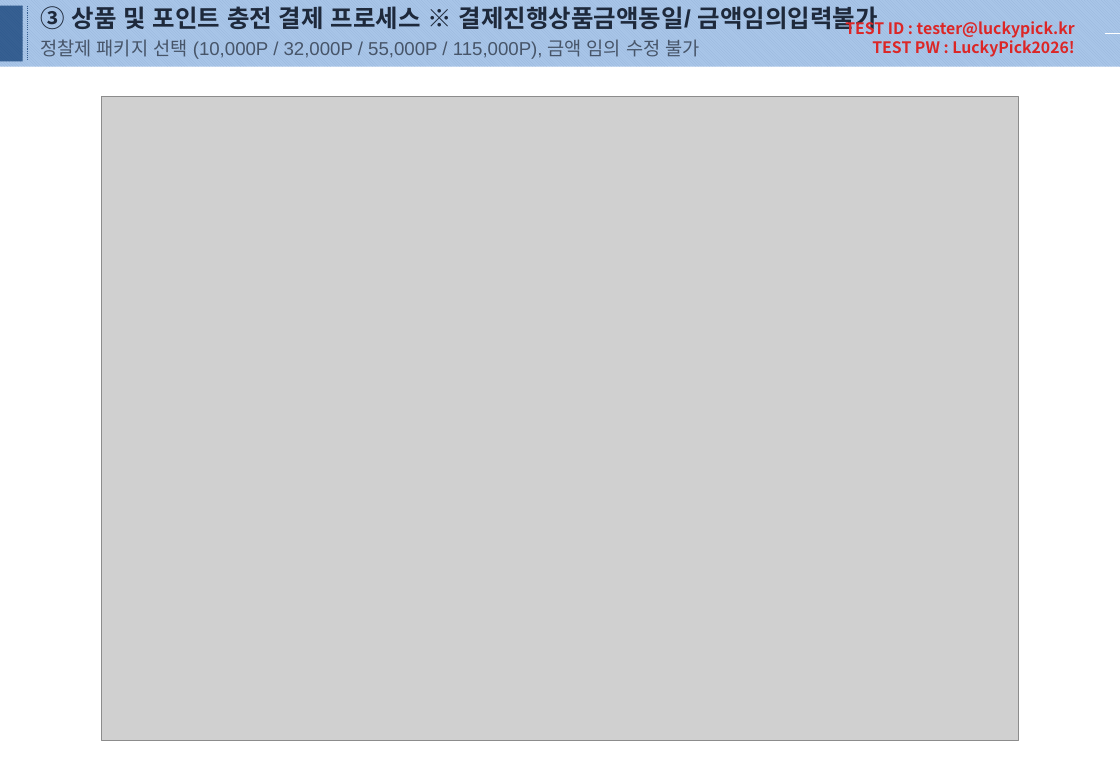
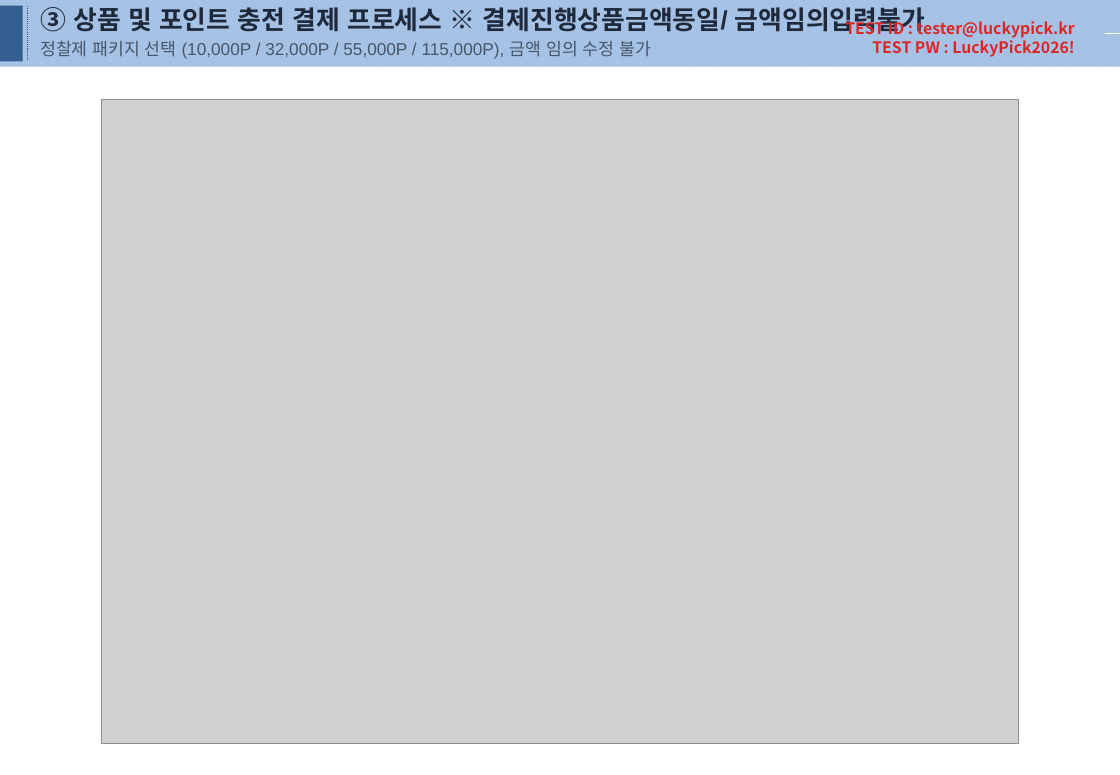
Before and after one commit to majicboy56575-dotcom/LuckyPick, a slide deck: slide 4 of 신용카드 검수요청서(럭키픽).pptx. Drawn at 1120x775 pixels with LibreOffice and Linux fonts; fonts in the diff are those of the drawing; grey boxes stand for pictures. Boxes give left, top, right and bottom in pixels: in the first picture for what was removed or moved away, otherwise in the second. Text is boxed around its words. In the diff, an @@ line names an element or a change of style, - is before the commit and + after.

```diff
--- a/신용카드 검수요청서(럭키픽).pptx
+++ b/신용카드 검수요청서(럭키픽).pptx
@@ text "③ 상품 및 포인트 충전 ..." at [40, 7, 925, 59]: size 17 to 18 pt in "③ 상품 및 포인트 충전 결제 프로세스 ..."; size 13 to 12 pt in "정찰제 패키지 선택 (10,000P / 32,000P / ..." @@
@@ picture: place and size @@
-picture at [101, 96, 1019, 740]
+picture at [101, 99, 1019, 744]
```
Also in this commit, not shown: 8 other slides changed, 6 other files.
